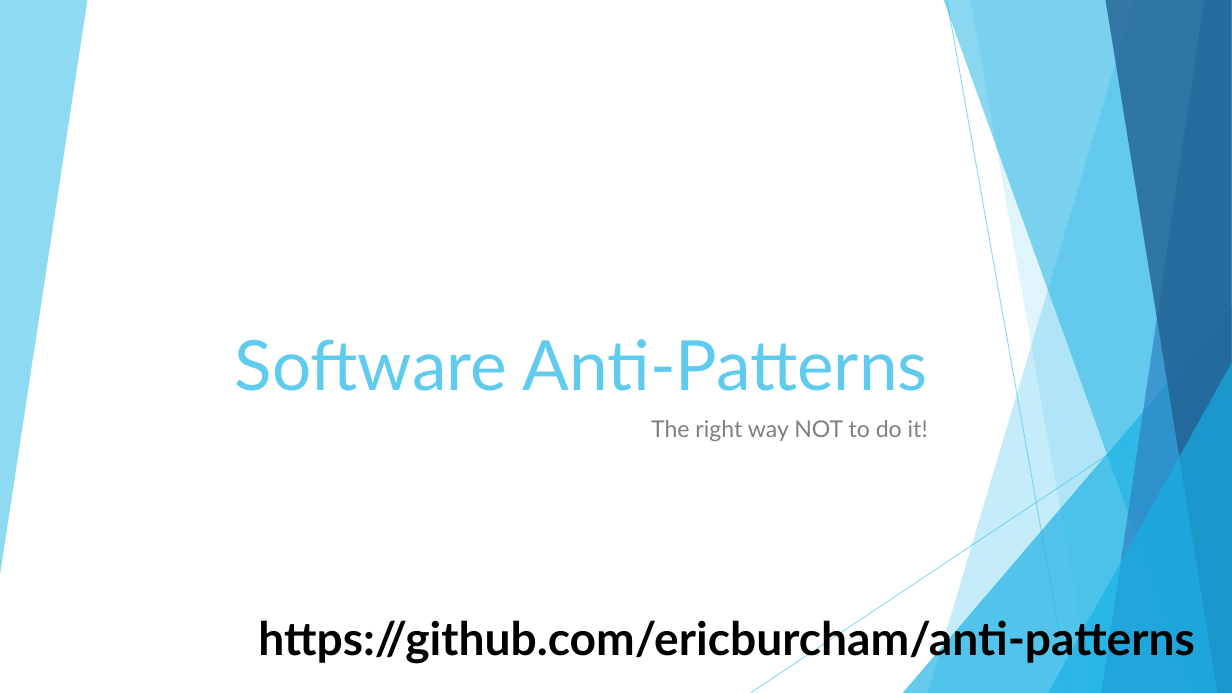
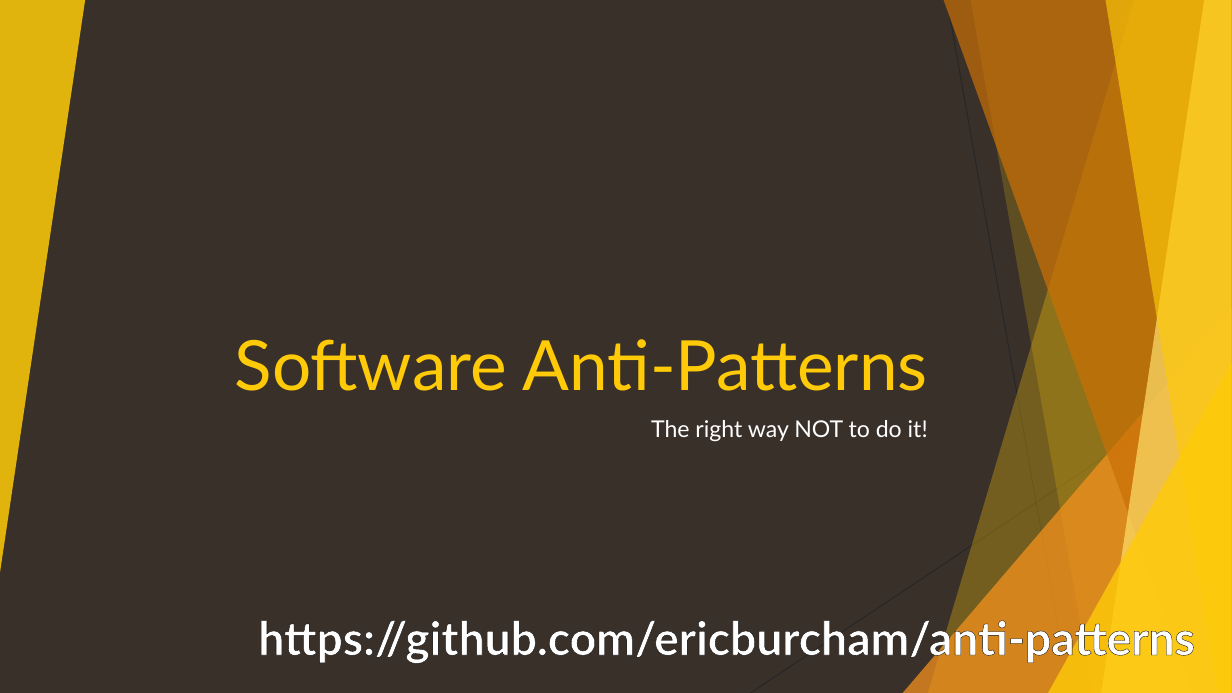
Before and after one commit to ericburcham/anti-patterns, a slide deck: slide 1 of anti-patterns.pptx. Drawn at 1232x693 pixels with LibreOffice and Linux fonts; fonts in the diff are those of the drawing. Boxes give left, top, right and bottom in pixels: in the first picture for what was removed or moved away, otherwise in the second. Text is boxed around its words. In the diff, an @@ line names an element or a change of style, - is before the commit and + after.

```diff
--- a/anti-patterns.pptx
+++ b/anti-patterns.pptx
@@ background #FFFFFF to #39302A @@
@@ freeform shape removed at [0,0,87,575] @@
@@ triangle added at [0,0,85,573], fill #FFCA08 at 85% opacity @@
@@ freeform shape at [928,0,1232,693]: fill #5FCBEF at 36% opacity to #FFCA08 at 30% opacity @@
@@ freeform shape at [944,0,1232,693]: fill #17B0E4 at 50% opacity to #CA6F06 at 70% opacity @@
@@ line (947, 0) - (1070, 693): stroke #5FCBEF 0.75 pt to #262626 0.75 pt @@
@@ freeform shape at [970,0,1232,693]: fill #5FCBEF at 20% opacity to #FFCA08 at 20% opacity @@
@@ freeform shape at [1102,0,1232,693]: fill #2E83C3 at 70% opacity to #FFDF6B at 70% opacity @@
@@ freeform shape at [1105,0,1232,693]: fill #226292 at 80% opacity to #FFCA08 at 65% opacity @@
@@ title "Software Anti-Patterns" at [235,339,927,391]: text colour #5FCBEF to #FFCA08 @@
@@ triangle at [903,308,1232,693]: fill #17B0E4 at 66% opacity to #F8931D at 72% opacity @@
@@ line (1232, 372) - (750, 693): stroke #5FCBEF 0.75 pt to #262626 0.75 pt @@
@@ triangle at [1048,363,1232,693]: fill #17B0E4 at 66% opacity to #FFCA08 at 80% opacity @@
@@ subtitle "The right way NOT to ..." at [651,420,928,441]: text colour #808080 to #FFFFFF @@
@@ text "https://github.com/ericburcham/anti-patterns" at [258,614,1195,663]: text colour #000000 to #FFFFFF, letter outline #FFFFFF 1.5 pt to #000000 1.5 pt @@
```
Also in this commit, not shown: 35 other slides changed.
